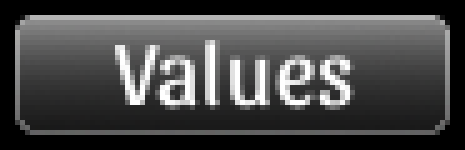
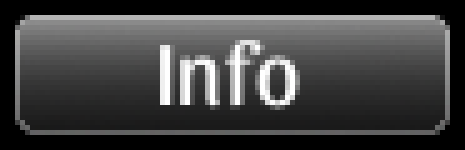
Comparing the layer stacks of the two (465, 150) images. Changes:
added layer "Info" above "Values" over [160, 40, 300, 110]
hid "Values" over [115, 40, 355, 110]
